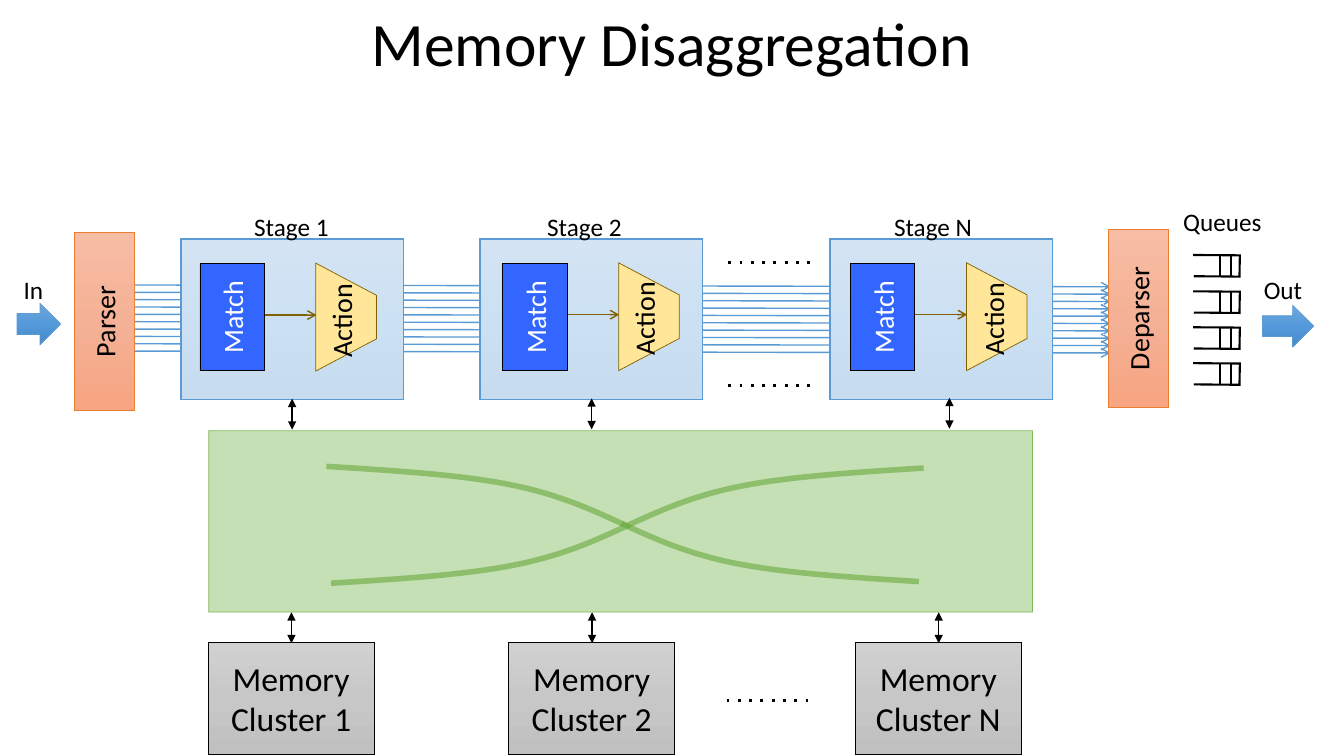
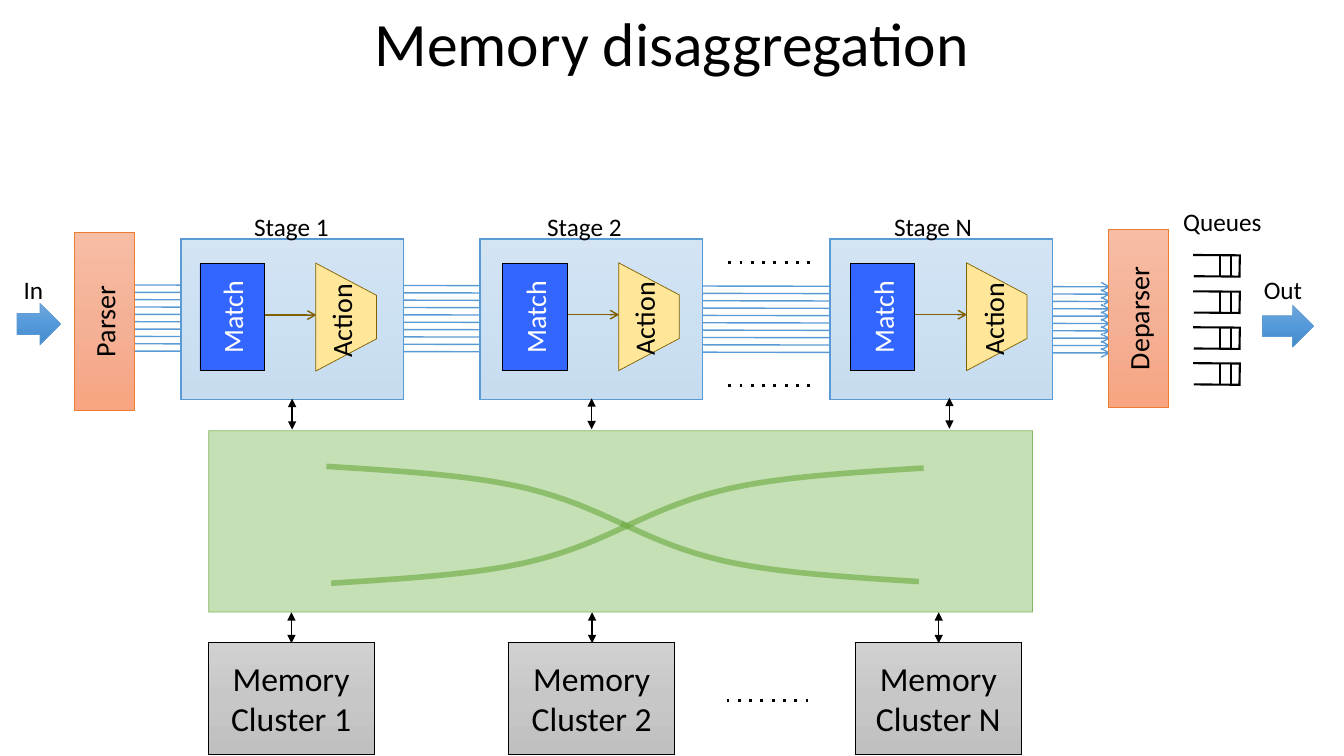
Before and after one commit to anirudhSK/drmt_talk, a slide deck: slide 5 of drmt_sigcomm.pptx. Drawn at 1344x756 pixels with LibreOffice and Linux fonts; fonts in the diff are those of the drawing. Boxes give left, top, right and bottom in pixels: in the first picture for what was removed or moved away, otherwise in the second. Text is boxed around its words. In the diff, an @@ line names an element or a change of style, - is before the commit and + after.

Commit message:
CHange titles to non-tile case

```diff
--- a/drmt_sigcomm.pptx
+++ b/drmt_sigcomm.pptx
@@ title at (374,23,969,77): text changed @@
-Memory Disaggregation
+Memory disaggregation
```
Also in this commit, not shown: 20 other slides changed.
